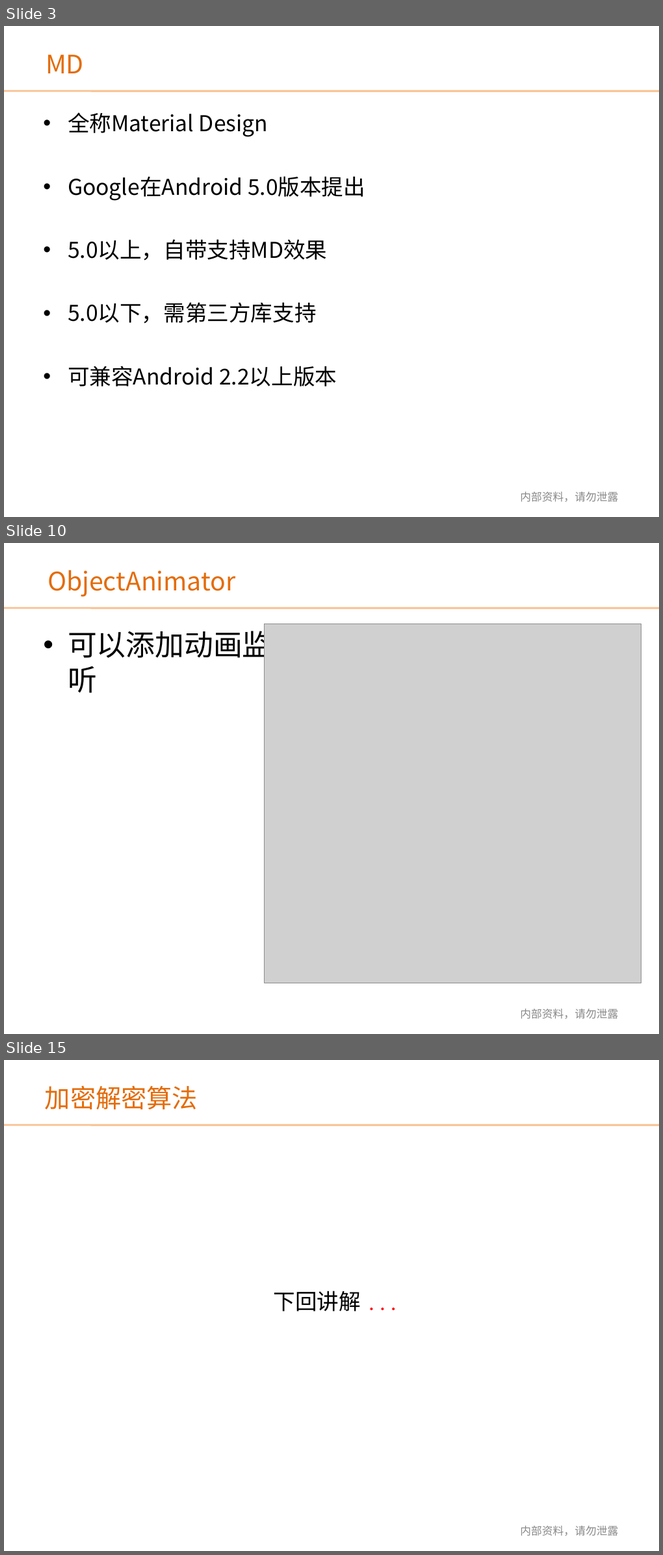
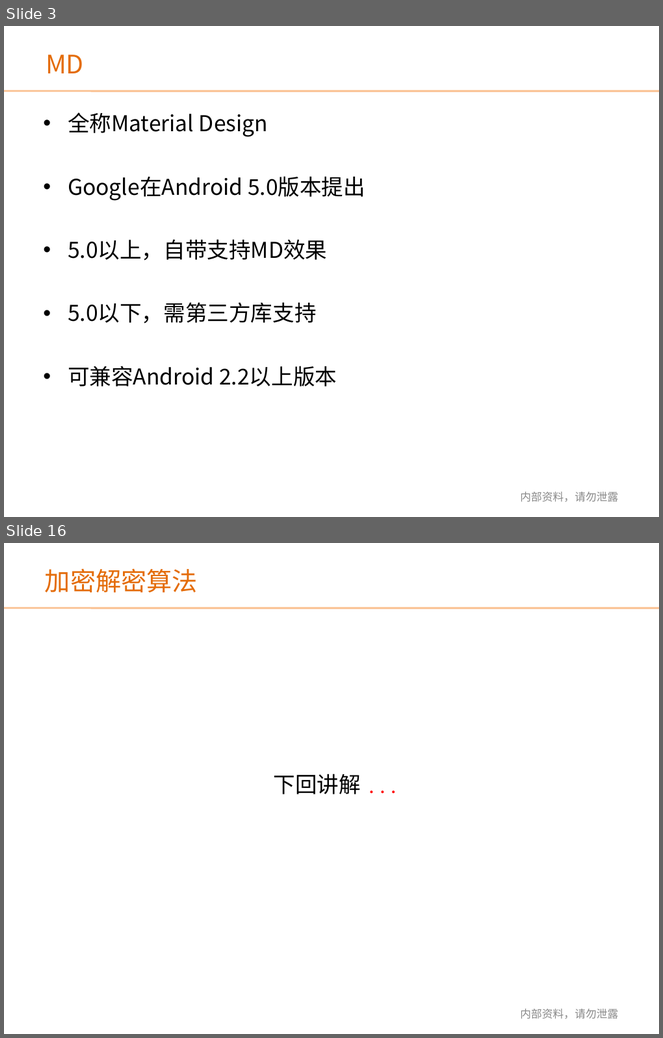
Before and after one commit to renbeyond/shareDemos, a slide deck: Android知识分享交流11_MD初涉_Bauer_3:10/Android知识分享交流_MD初涉_Bauer.ppt. Shown one above the other, each under a label of ours: slides 3, 10 and 15 before the commit, slides 3 and 16 after it; the slides between them are not shown. The pictures are 663x1555 and 663x1038 pixels, drawn with LibreOffice and Linux fonts; fonts in the diff are those of the drawing; grey boxes stand for pictures; background and template pictures are left out. Boxes give left, top, right and bottom in pixels: in the first picture for what was removed or moved away, otherwise in the second. Text is boxed around its words. In the diff, an @@ line names an element or a change of style, - is before the commit and + after.

```diff
--- a/Android知识分享交流11_MD初涉_Bauer_3:10/Android知识分享交流_MD初涉_Bauer.ppt
+++ b/Android知识分享交流11_MD初涉_Bauer_3:10/Android知识分享交流_MD初涉_Bauer.ppt
@@ slide 10 removed at box(4, 543, 659, 1034), background picture (left out); not listed: 1 template element that a slide beside it also shows @@
@@ text removed at box(48, 570, 235, 597) @@
-ObjectAnimator
@@ text removed at box(68, 626, 272, 693) @@
-• 可以添加动画监听
@@ picture removed at box(265, 624, 642, 983) @@
@@ text removed at box(520, 1009, 618, 1019) @@
-内部资料，请勿泄露
@@ what was slide 15 is now slide 16 @@
```
Also in this commit, not shown: 3 slides changed, 10 slides added, 8 other slides removed, 33 other files.
